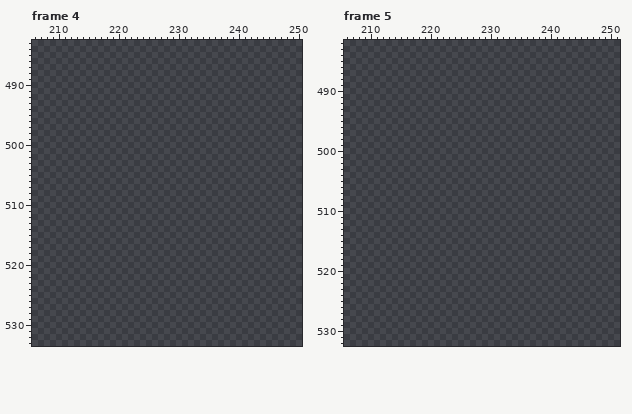
Pixel-art file, stored at AsepriteFiles/UI/UI_Playground.aseprite. Above is the file before it was changed.
640x640 pixels, 18 frames. Shown: frame 4: x 206..250, y 483..533; frame 5: x 206..251, y 482..532. The commit also changed other frames or places, which this record leaves out.
After the commit:
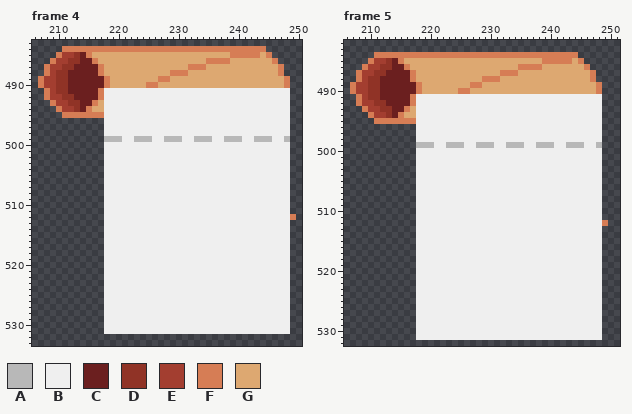
Palette (. is transparent): A #b8b8b8  B #efefef  C #6b1f1f  D #903326  E #a33e30  F #d67d55  G #dda871
Changes in this commit:
Frame 4, layer "FondoMenu":
The author put colour A in row 499 at x 218 to 220, 223 to 225, 228 to 230, 233 to 235, 238 to 240, 243 to 245 and 248.
The author put colour B in rows 491 to 498 at x 218 to 248; in row 499 at x 221 to 222, 226 to 227, 231 to 232, 236 to 237, 241 to 242 and 246 to 247; in rows 500 to 531 at x 218 to 248.
The author put colour C in row 485 at x 214; in row 486 at x 214 to 215; in row 487 at x 213 to 216; in row 488 at x 212 to 216; in rows 489 to 490 at x 212 to 217; in row 491 at x 212 to 216.
The author put colour C in row 492 at x 213 to 216; in row 493 at x 214 to 215; in row 494 at x 214.
The author put colour D in row 485 at x 213; in row 486 at x 212 to 213; in row 487 at x 211 to 212; in rows 488 to 491 at x 210 to 211; in row 492 at x 211 to 212; in row 493 at x 212 to 213.
The author put colour D in row 494 at x 213.
The author put colour E in row 485 at x 211 to 212; in row 486 at x 210 to 211; in row 487 at x 209 to 210; in row 488 at x 209; in rows 489 to 490 at x 208 to 209; in row 491 at x 209.
The author put colour E in row 492 at x 209 to 210; in row 493 at x 210 to 211; in row 494 at x 211 to 212.
The author put colour F in row 484 at x 211 to 244; in row 485 at x 210, 215, 239 to 243 and 245; in row 486 at x 209, 216, 235 to 238 and 246; in row 487 at x 208, 217, 232 to 234 and 247; in row 488 at x 208, 217, 229 to 231 and 247; in row 489 at x 207, 218, 227 to 228 and 248.
The author put colour F in row 490 at x 207, 218, 225 to 226 and 248; in rows 491 to 492 at x 208 and 217; in row 493 at x 209 and 216; in row 494 at x 210 and 215; in row 495 at x 211 to 217; in row 512 at x 249.
The author put colour G in row 485 at x 216 to 238 and 244; in row 486 at x 217 to 234 and 239 to 245; in row 487 at x 218 to 231 and 235 to 246; in row 488 at x 218 to 228 and 232 to 246; in row 489 at x 219 to 226 and 229 to 247; in row 490 at x 219 to 224 and 227 to 247.
The author put colour G in row 493 at x 217; in row 494 at x 216 to 217.
Frame 5, layer "FondoMenu": the same change as frame 4
Boxes around the changes in both pictures, in picture pixels (x1, y1, x2, y2):
added: (38, 46, 296, 334)
added: (350, 52, 608, 340)
